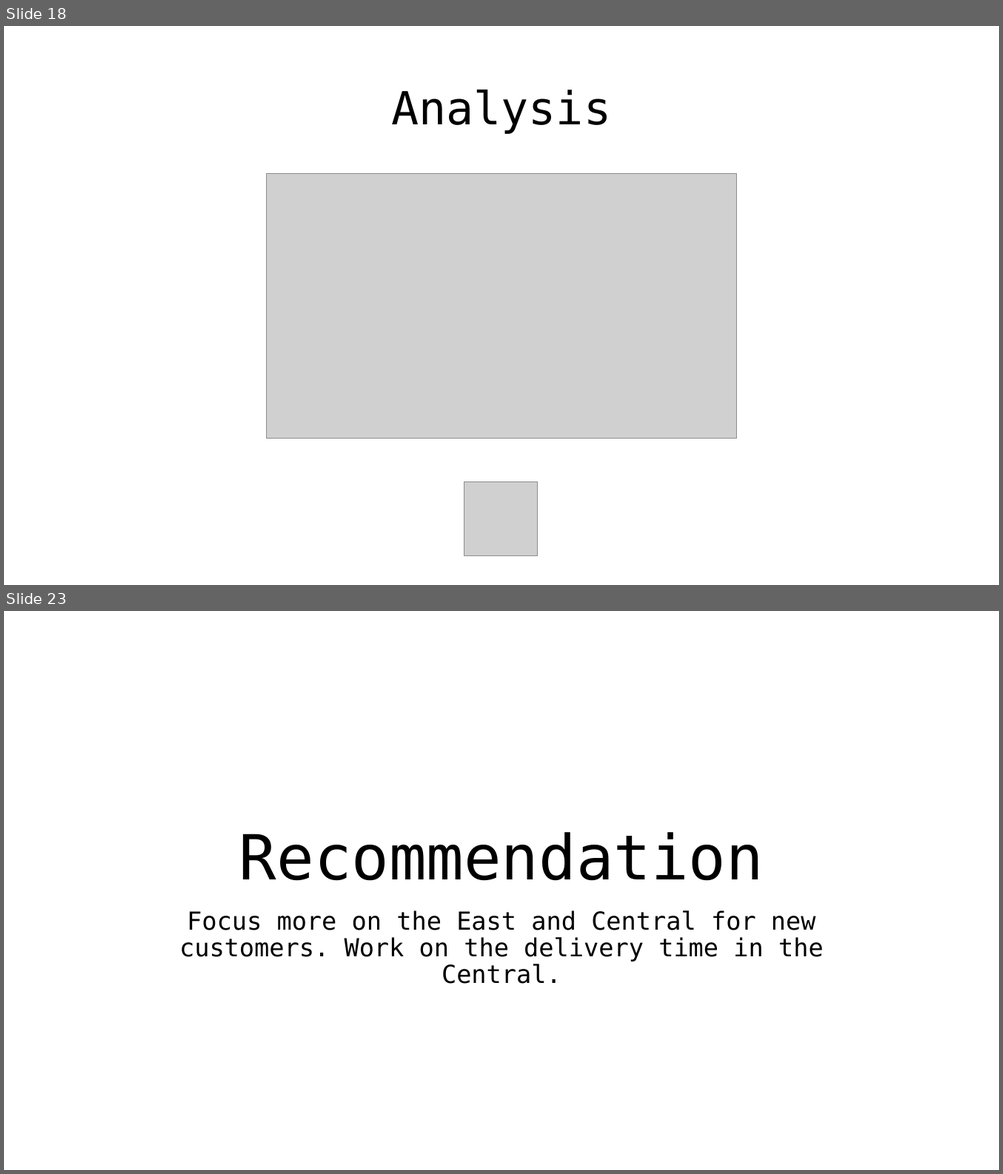
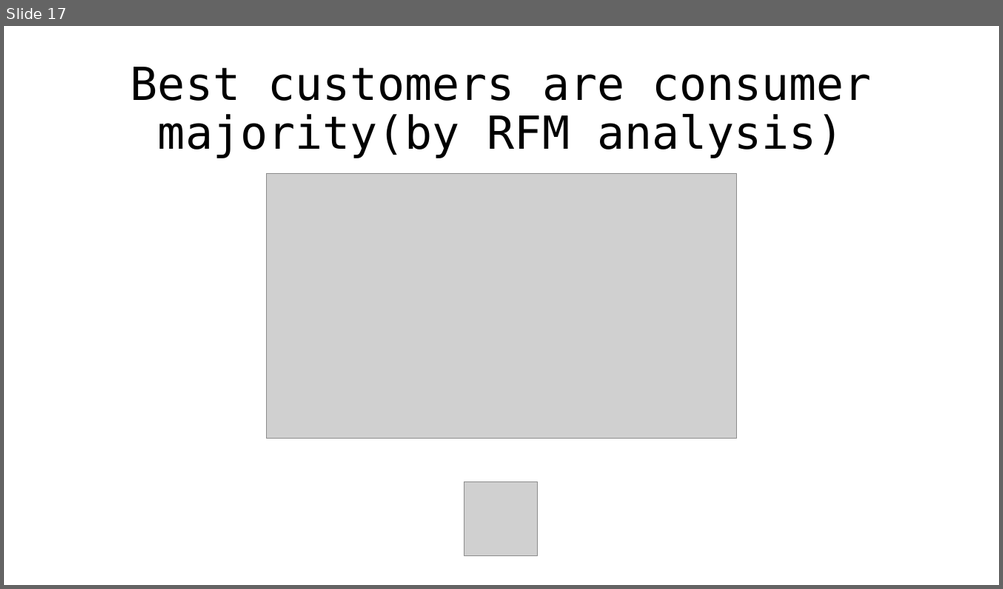
Before and after one commit to duy4nt/Data-Analysis, a slide deck: SuperstoreSalesAnalysis/Superstore Dataset Analysis.pptx. Shown one above the other, each under a label of ours: slides 18 and 23 before the commit, slide 17 after it; the slides between them are not shown. The pictures are 1003x1174 and 1003x589 pixels, drawn with LibreOffice and Linux fonts; fonts in the diff are those of the drawing; grey boxes stand for pictures. Boxes give left, top, right and bottom in pixels: in the first picture for what was removed or moved away, otherwise in the second. Text is boxed around its words. In the diff, an @@ line names an element or a change of style, - is before the commit and + after.

```diff
--- a/SuperstoreSalesAnalysis/Superstore Dataset Analysis.pptx
+++ b/SuperstoreSalesAnalysis/Superstore Dataset Analysis.pptx
@@ slide 23 removed at box(4, 611, 999, 1170), background #FFFFFF @@
@@ title removed at box(239, 832, 763, 881) @@
-Recommendation
@@ subtitle removed at box(179, 911, 823, 984) @@
-Focus more on the East and Central for new customers. Work on the delivery time in the Central.
@@ what was slide 18 is now slide 17 @@
@@ slide 17 changed as well @@
@@ title at box(131, 67, 871, 158): text changed @@
-Analysis
+Best customers are consumer majority(by RFM analysis)
```
Also in this commit, not shown: 3 other slides changed, 15 slides added, 17 other slides removed, 2 other files.
